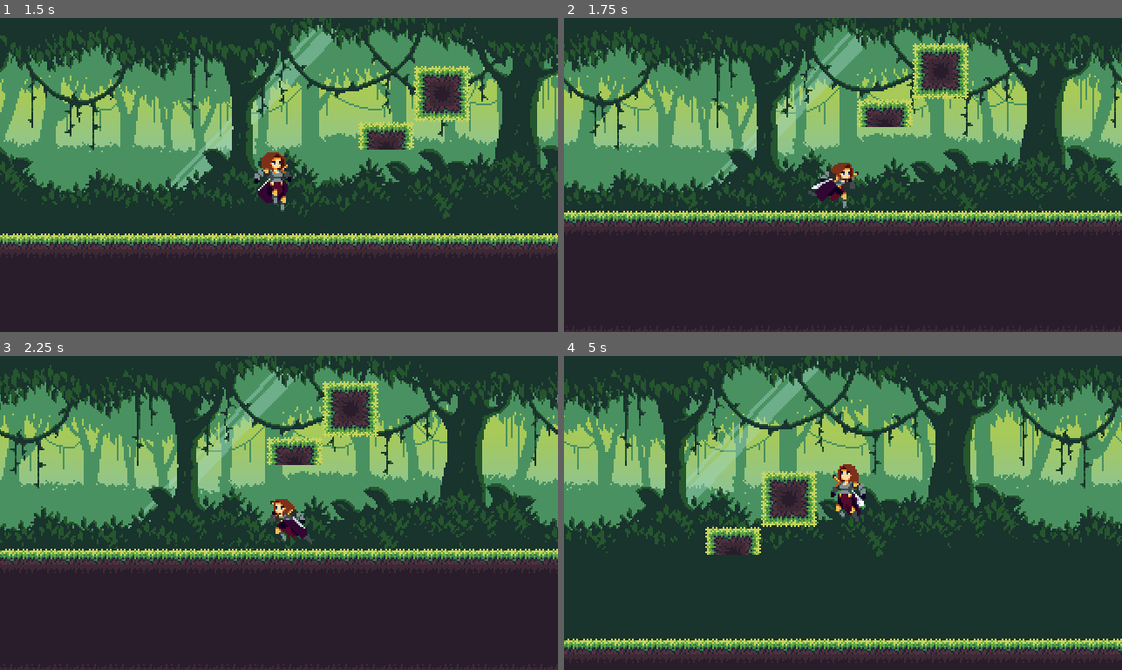
Above: before the commit, frames 1-4 (two rows, left to right).
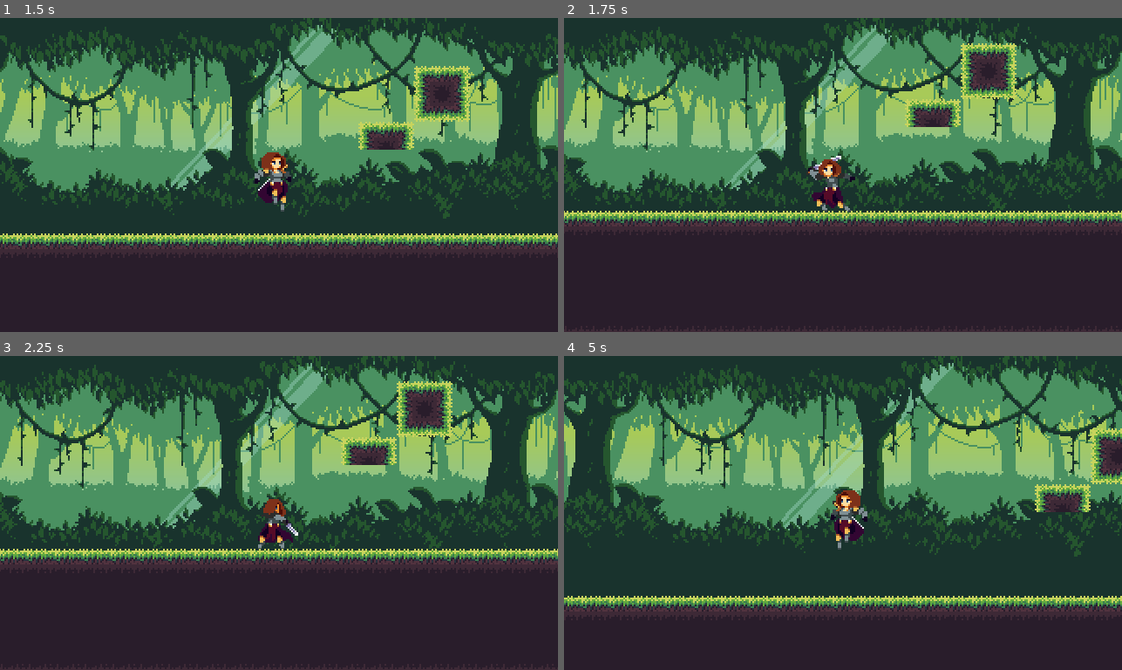
Above: after the commit, the same moments.

Repository: joacodru/MountainBase
Game: Godot game, scene res://scenes/world.tscn
Same seed, same stepped clock (60 frames per second), same inputs: the game is played once before the commit and once after it.
Inputs:
- Up to frame 1 (1.5 s): tap Enter (ui_accept) at 0.5, 0.77, 0.8, 1.07, 1.35 s; hold Right (ui_right) from 0.53 s (still down); tap Z (key_Z, bound only after the commit) at 0.6 s
- Up to frame 2 (1.75 s): keep holding Right (ui_right); tap Enter (ui_accept) at 1.52 s; tap Z (key_Z, bound only after the commit) at 1.55 s
- Up to frame 3 (2.25 s): tap Enter (ui_accept) at 1.82 s; release Right (ui_right) at 2.03 s; hold Left (ui_left) from 2.03 s (still down); tap Z (key_Z, bound only after the commit) at 2.1 s
- Up to frame 4 (5 s): tap Enter (ui_accept) at 2.3, 3.02, 3.32, 3.6, 3.77, 4.07, 4.52, 4.82 s; release Left (ui_left) at 2.78 s; hold Right (ui_right) 2.78-4.28 s; tap Z (key_Z, bound only after the commit) at 2.85, 4.35 s; hold Left (ui_left) from 4.28 s (still down)

Frame 1 is identical in both runs. In frame 2, 34% of the frame differs, in the area x 0-100%, y 0-67%; in frame 3, 35%; in frame 4, 46%, in the area x 0-100%, y 0-95%.

Commit message:
Added attack animation and action handling

Diff:
--- a/project.godot
+++ b/project.godot
@@ -21,6 +21,14 @@
 window/size/viewport_height=360
 window/stretch/mode="viewport"
 
+[input]
+
+key_Z={
+"deadzone": 0.5,
+"events": [Object(InputEventKey,"resource_local_to_scene":false,"resource_name":"","device":0,"window_id":0,"alt_pressed":false,"shift_pressed":false,"ctrl_pressed":false,"meta_pressed":false,"pressed":false,"keycode":0,"physical_keycode":90,"key_label":0,"unicode":0,"location":0,"echo":false,"script":null)
+]
+}
+
 [rendering]
 
 textures/canvas_textures/default_texture_filter=0
--- a/scenes/world.tscn
+++ b/scenes/world.tscn
@@ -814,9 +814,8 @@
 
 [node name="AnimatedSprite2D" type="AnimatedSprite2D" parent="CharacterBody2D"]
 sprite_frames = SubResource("SpriteFrames_6tpy6")
-animation = &"fall"
+animation = &"attack"
 autoplay = "idle"
-frame_progress = 0.728148
 
 [node name="CollisionShape2D" type="CollisionShape2D" parent="CharacterBody2D"]
 position = Vector2(-5, 4)
--- a/scripts/character_body_2d.gd
+++ b/scripts/character_body_2d.gd
@@ -5,6 +5,10 @@
 const SPEED = 300.0
 const JUMP_VELOCITY = -500.0
 
+var is_Attacking = false
+
+func _is_attacking():
+	return animationPlayer.animation == "attack" and animationPlayer.is_playing()
 
 func _physics_process(delta):
 	# Add the gravity.
@@ -15,22 +19,27 @@
 		else:
 			animationPlayer.play("jump")
 
-	# Handle jump.
-	if Input.is_action_just_pressed("ui_accept") and is_on_floor():
-		velocity.y = JUMP_VELOCITY
+	if not _is_attacking():
+		# Handle jump.
+		if Input.is_action_just_pressed("ui_accept") and is_on_floor():
+			velocity.y = JUMP_VELOCITY
 
-	# Get the input direction and handle the movement/deceleration.
-	# As good practice, you should replace UI actions with custom gameplay actions.
-	var direction = Input.get_axis("ui_left", "ui_right")
-	animationPlayer.flip_h = direction < 0 if direction else animationPlayer.flip_h
+		# Get the input direction and handle the movement/deceleration.
+		# As good practice, you should replace UI actions with custom gameplay actions.
 
-	if direction:
-		velocity.x = direction * SPEED
-		if is_on_floor():
-			animationPlayer.play("run")
-	else:
-		velocity.x = move_toward(velocity.x, 0, SPEED)
-		if is_on_floor():
-			animationPlayer.play("idle")
+		var direction = Input.get_axis("ui_left", "ui_right")
+		animationPlayer.flip_h = direction < 0 if direction else animationPlayer.flip_h
+
+		if Input.is_action_just_pressed("key_Z") and is_on_floor():
+			velocity.x = move_toward(velocity.x, 0, SPEED)
+			animationPlayer.play("attack")
+		elif direction:
+			velocity.x = direction * SPEED
+			if is_on_floor():
+				animationPlayer.play("run")
+		else:
+			velocity.x = move_toward(velocity.x, 0, SPEED)
+			if is_on_floor():
+				animationPlayer.play("idle")
 
 	move_and_slide()
Not shown, changed: README.md
